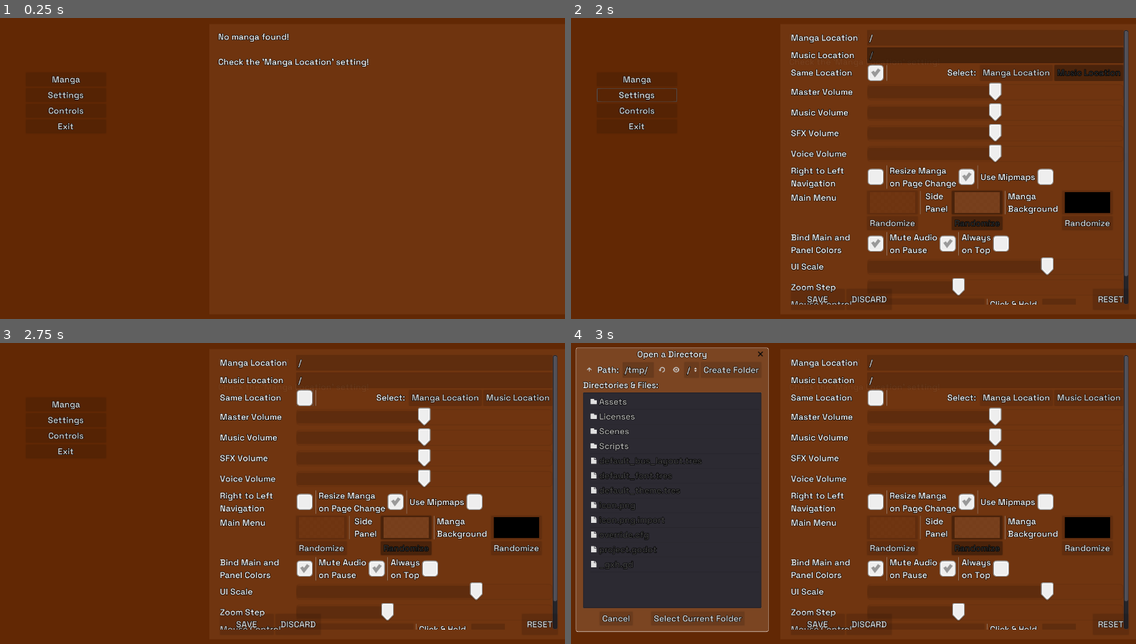
Above: before the commit, frames 1-4 (two rows, left to right).
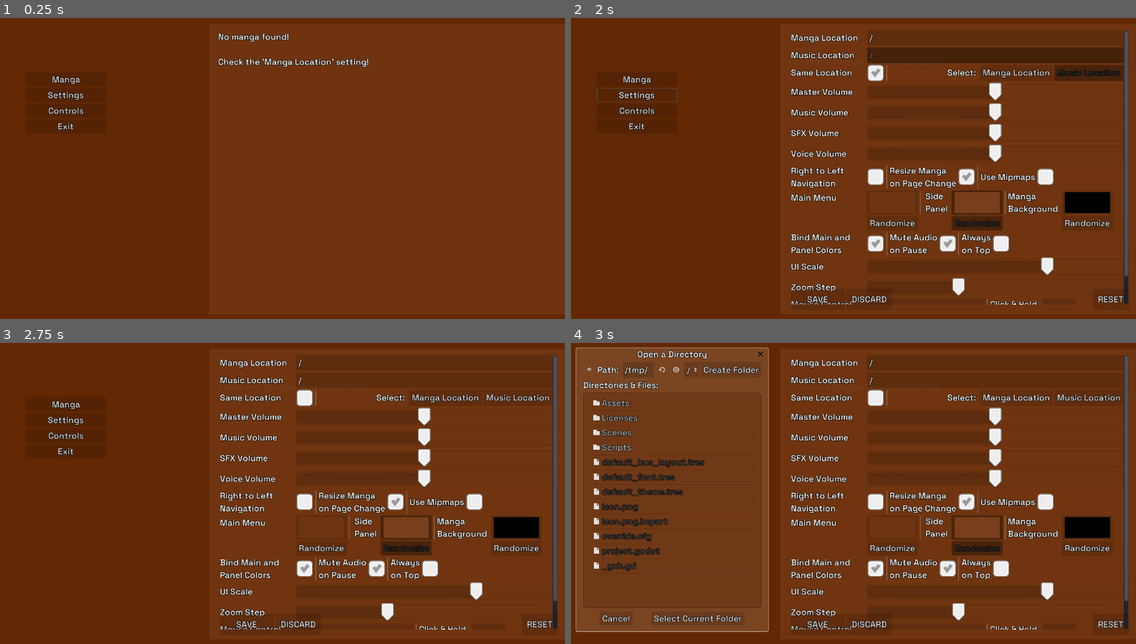
Above: after the commit, the same moments.

Repository: MrPoblin/Sound-Manga-Reader-Godot
Game: Godot game, scene res://Scenes/UI/Main.tscn
The game is run twice, just before and just after one commit, with the same random seed, the same clock (stepped at 60 frames per second) and the same inputs. The engine's default icon, where the game draws it, is replaced by a stand-in: a white triangle on a blue panel in a dark square.
Inputs (mouse positions are in pixels of both pictures, inside the frame that each line leads up to):
- Up to frame 1 (0.25 s): no input
- Up to frame 2 (2 s): click "Manga" at 0.5 s; click "Settings" at 1.25 s
- Up to frame 3 (2.75 s): click (305, 397) at 2 s
- Up to frame 4 (3 s): click "Manga Location" at 2.75 s

Frames 1-3 are identical in both runs. In frame 4, 22% of the frame differs, in the area x 2-34%, y 16-89%.

Commit message:
FileDialog themed

Diff:
--- a/Scripts/UI/Main.gd
+++ b/Scripts/UI/Main.gd
@@ -67,12 +67,13 @@
 		"LineEdit": ["normal", "read_only"],
 		"HSlider": ["slider", "grabber_area", "grabber_area_highlight"],
 		"TabContainer": ["panel", "tab_bg", "tab_fg"],
-		"WindowDialog": ["panel"]
+		"WindowDialog": ["panel"],
+		"Tree": ["bg"]
 	}
 	for styleType in styleboxData:
 		for styleItem in styleboxData[styleType]:
 			var styleEdit = currentTheme.get_stylebox(styleItem, styleType)
-			if(styleItem == "panel" || styleItem == "tab_fg"):
+			if(styleItem == "panel" || styleItem == "tab_fg" ):  #|| styleItem == "bg"
 				styleEdit.bg_color = modulateColor.lightened(0.08)
 				styleEdit.bg_color.a = modulateColor.a + 0.8
 				continue
@@ -83,7 +84,7 @@
 				styleEdit.modulate_color.a = styleEdit.modulate_color.a - 0.033
 			elif(styleItem == "disabled" || styleItem == "read_only"):
 				styleEdit.modulate_color.a = styleEdit.modulate_color.a + 0.28
-			elif(styleItem == "tab_bg"):
+			elif(styleItem == "tab_bg" || styleItem == "bg"):
 				styleEdit.modulate_color.a = styleEdit.modulate_color.a + 0.44
 
 			currentTheme.set_stylebox(styleItem, styleType, styleEdit)
--- a/default_theme.tres
+++ b/default_theme.tres
@@ -261,6 +261,14 @@
 expand_margin_right = 8.0
 expand_margin_top = 2.0
 expand_margin_bottom = 2.0
+
+[sub_resource type="StyleBoxTexture" id=93]
+texture = ExtResource( 3 )
+region_rect = Rect2( 1.18761, 0, 35.8159, 36 )
+margin_left = 10.8868
+margin_right = 9.1512
+margin_top = 7.73118
+margin_bottom = 7.5734
 
 [sub_resource type="StyleBoxFlat" id=84]
 bg_color = Color( 0.901961, 0.901961, 0.901961, 1 )
@@ -304,5 +312,6 @@
 TabContainer/styles/tab_bg = SubResource( 58 )
 TabContainer/styles/tab_fg = SubResource( 75 )
 TooltipLabel/colors/font_color = Color( 1, 1, 1, 1 )
+Tree/styles/bg = SubResource( 93 )
 WindowDialog/colors/title_color = Color( 1, 1, 1, 1 )
 WindowDialog/styles/panel = SubResource( 84 )
Not shown: 17 places in default_theme.tres that only renumber resources
